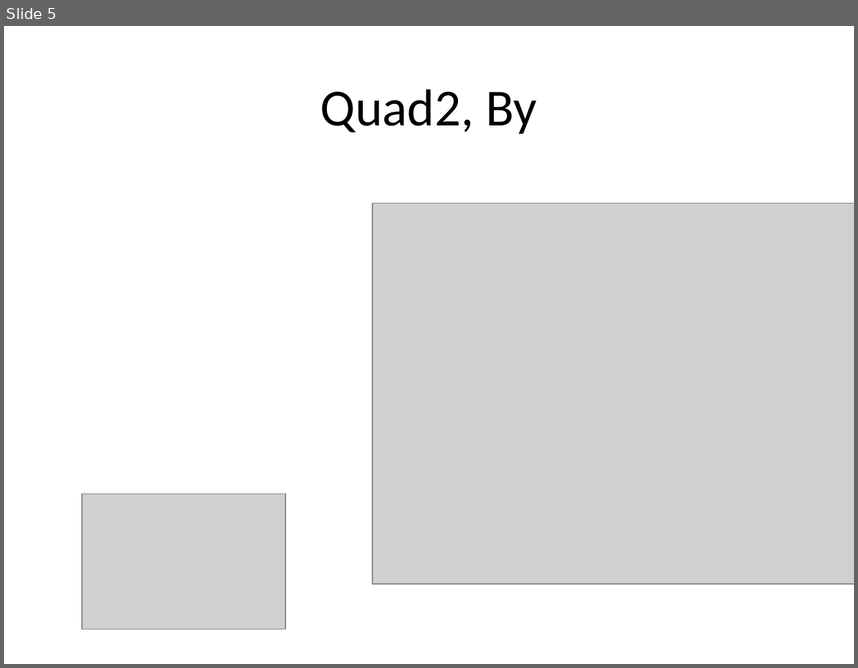
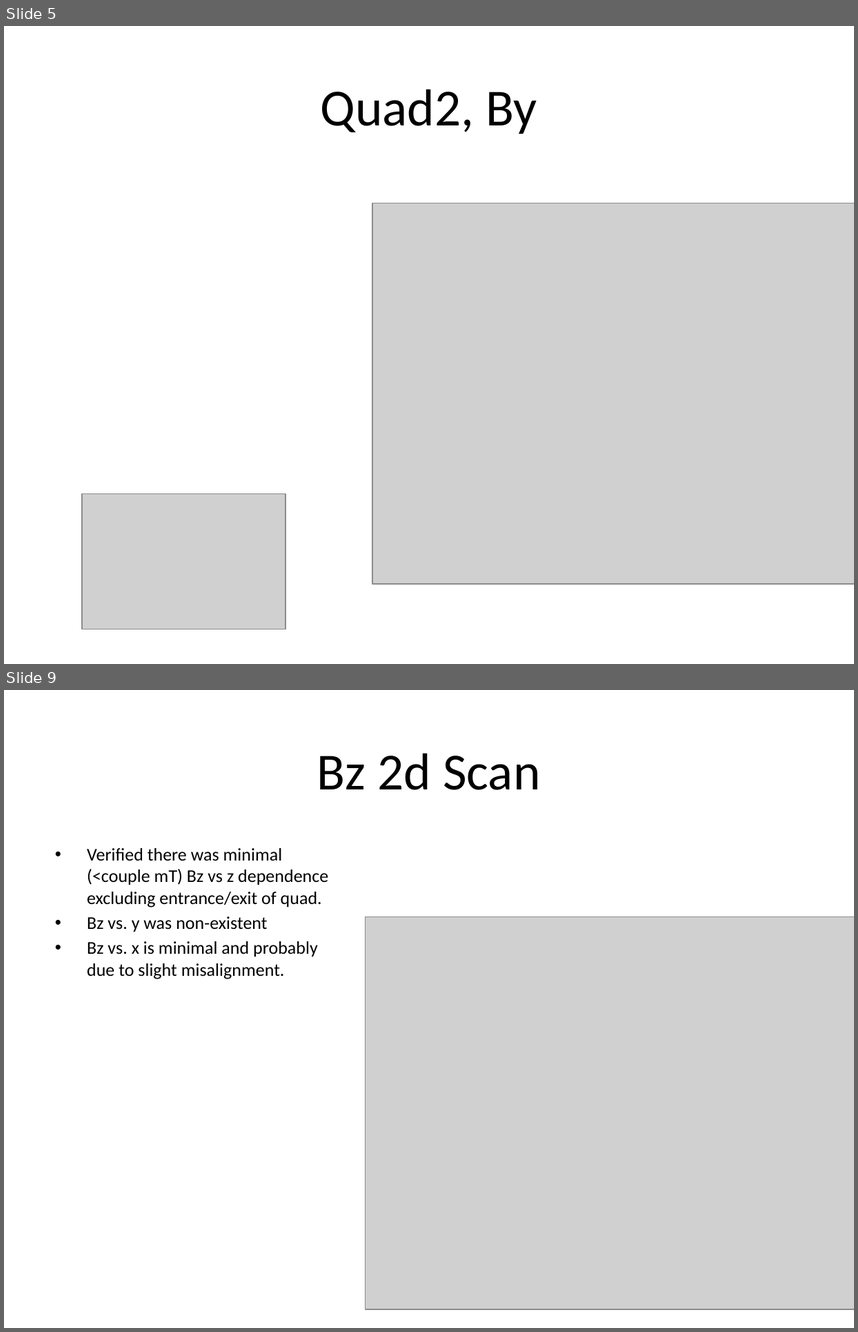
Before and after one commit to afisher000/3D-Stepper-Controls, a slide deck: Quad 3D Scans/Quad 3D x-y dependence.pptx. Shown one above the other, each under a label of ours: slide 5 before the commit, slides 5 and 9 after it; the slides between them are not shown. The pictures are 858x668 and 858x1332 pixels, drawn with LibreOffice and Linux fonts; fonts in the diff are those of the drawing; grey boxes stand for pictures. Boxes give left, top, right and bottom in pixels: in the first picture for what was removed or moved away, otherwise in the second. Text is boxed around its words. In the diff, an @@ line names an element or a change of style, - is before the commit and + after.

```diff
--- a/Quad 3D Scans/Quad 3D x-y dependence.pptx
+++ b/Quad 3D Scans/Quad 3D x-y dependence.pptx
@@ slide 9 added at <box>4,690,854,1328</box>, background #FFFFFF @@
@@ title added at <box>317,753,540,790</box>, 44 pt, text #000000 @@
+Bz 2d Scan
@@ text added at <box>87,848,328,979</box>, 15.2 pt, text #000000 @@
+• Verified there was minimal (<couple mT) Bz vs z dependence excluding entrance/exit of quad.
+• Bz vs. y was non-existent
+• Bz vs. x is minimal and probably due to slight misalignment.
@@ picture added at <box>366,917,854,1309</box> @@
```
Also in this commit, not shown: 3 other slides added, 8 other files.
